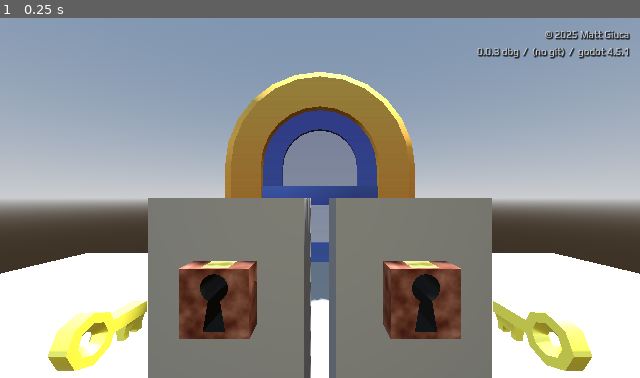
Above: before the commit, frame 1.
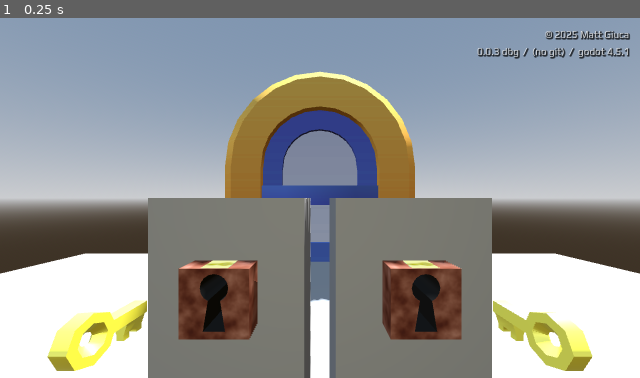
Above: after the commit, the same moment.

Repository: mgiuca/two-hands
Game: Godot game, scene res://scenes/main.tscn
Same seed, same stepped clock (60 frames per second), same inputs: the game is played once before the commit and once after it. Sound files missing from this copy of the repository are replaced by a short silence.
Inputs:
- Up to frame 1 (0.25 s): no input

The runs differ from the first frame. In frame 1, 1.1% of the frame differs, in the area x 0-100%, y 14-100%.

Commit message:
Turn on 2X MSAA.

Diff:
--- a/project.godot
+++ b/project.godot
@@ -118,6 +118,7 @@
 [rendering]
 
 renderer/rendering_method="mobile"
+anti_aliasing/quality/msaa_3d=1
 
 [xr]
 
